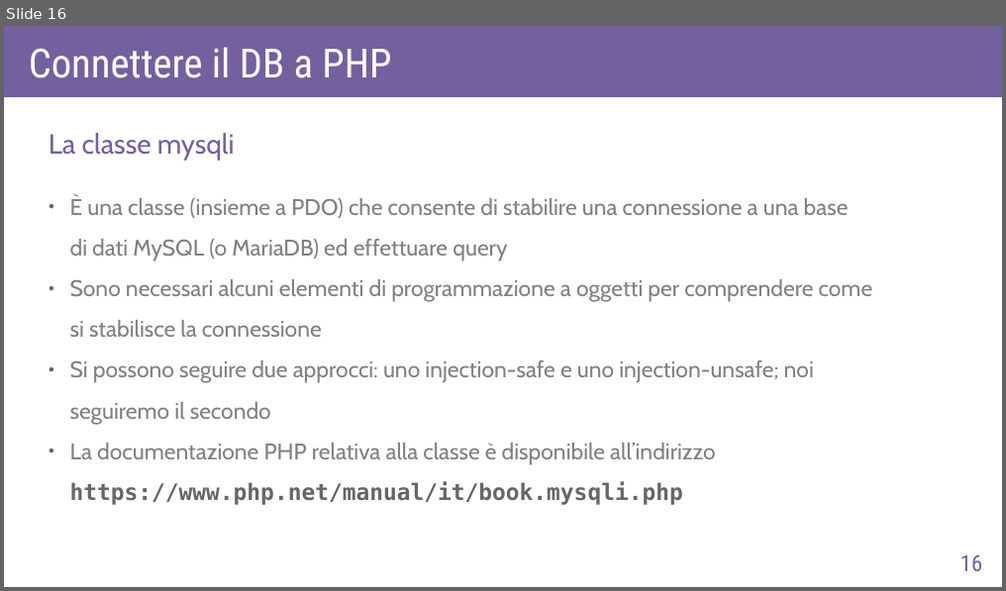
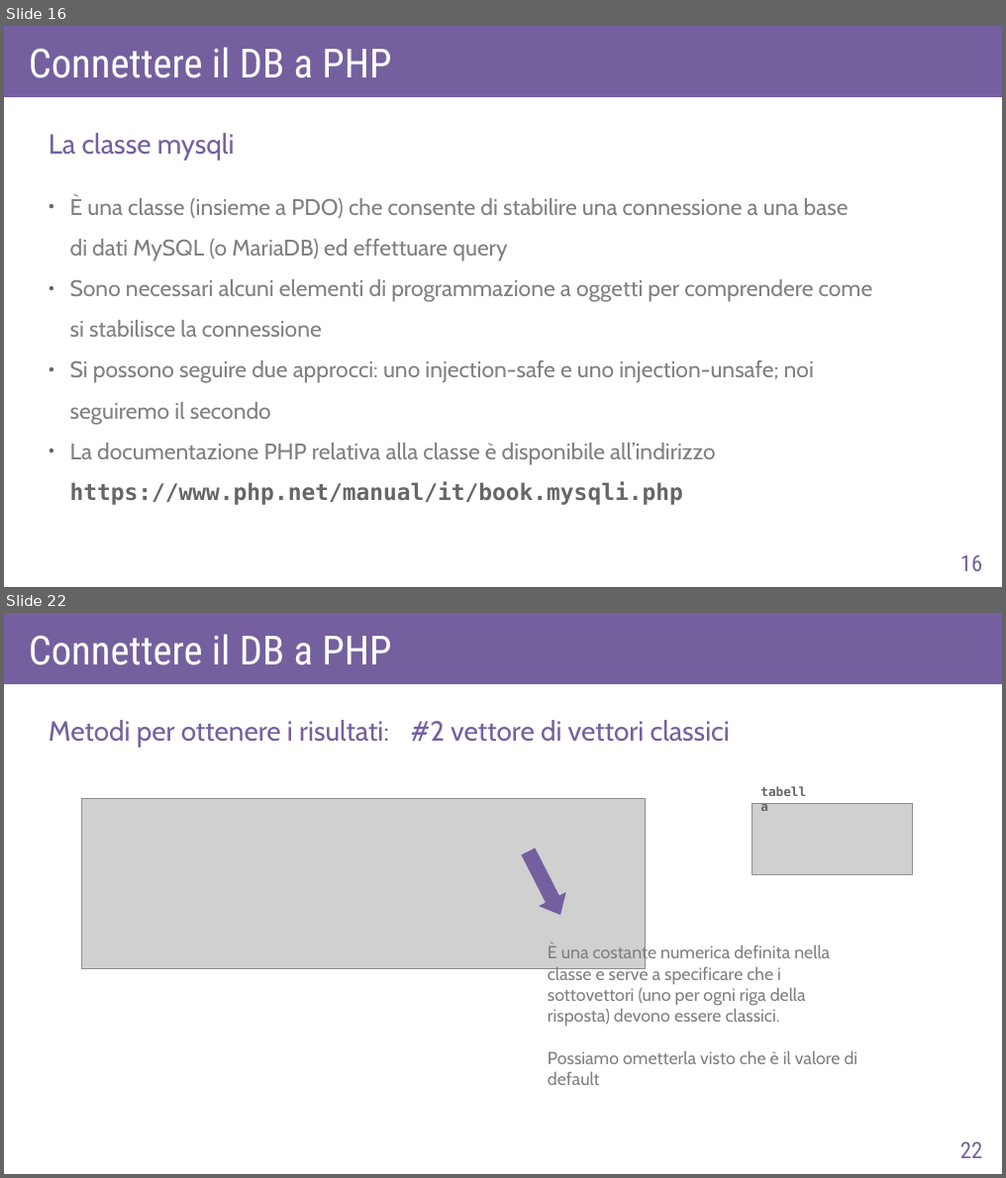
Before and after one commit to AlexF1789/corsoPHP, a slide deck: slide_odp/lez6.odp. Shown one above the other, each under a label of ours: slide 16 before the commit, slides 16 and 22 after it; the slides between them are not shown. The pictures are 1006x591 and 1006x1178 pixels, drawn with LibreOffice and Linux fonts; fonts in the diff are those of the drawing; grey boxes stand for pictures. Boxes give left, top, right and bottom in pixels: in the first picture for what was removed or moved away, otherwise in the second. Text is boxed around its words. In the diff, an @@ line names an element or a change of style, - is before the commit and + after.

```diff
--- a/slide_odp/lez6.odp
+++ b/slide_odp/lez6.odp
@@ slide 22 added at [4,613,1002,1174], background #FFFFFF @@
@@ rectangle added at [4,613,1002,684], fill #74609E @@
@@ text added at [29,634,391,665], 32 pt, text #FFFFFF @@
+Connettere il DB a PHP
@@ text added at [49,720,730,747], 22 pt, text #74609E @@
+Metodi per ottenere i risultati: #2 vettore di vettori classici
@@ text added at [752,779,823,818], 10 pt, text #666666, bold @@
+tabella
@@ picture added at [82,799,646,969] @@
@@ picture added at [752,804,913,874] @@
@@ right arrow added at [514,845,574,923], fill #74609E @@
@@ text added at [548,945,858,1085], 14 pt, text #808080 @@
+È una costante numerica definita nella classe e serve a specificare che i sottovettori (uno per ogni riga della risposta) devono essere classici.
+Possiamo ometterla visto che è il valore di default
@@ page number added at [960,1142,983,1158], 18 pt, text #74609E @@
+22
```
Also in this commit, not shown: 10 slides changed, 4 other slides added, 5 other files.
